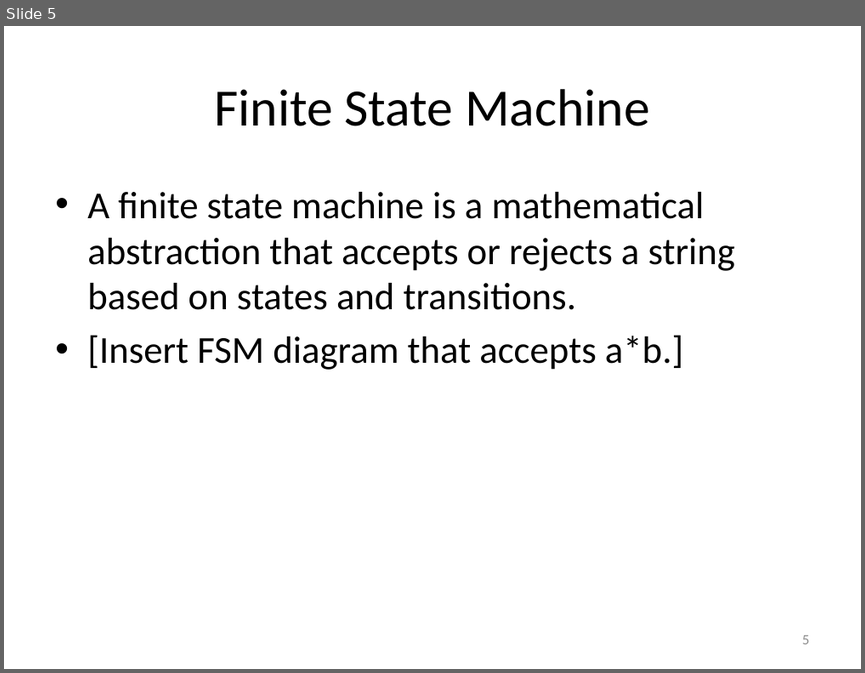
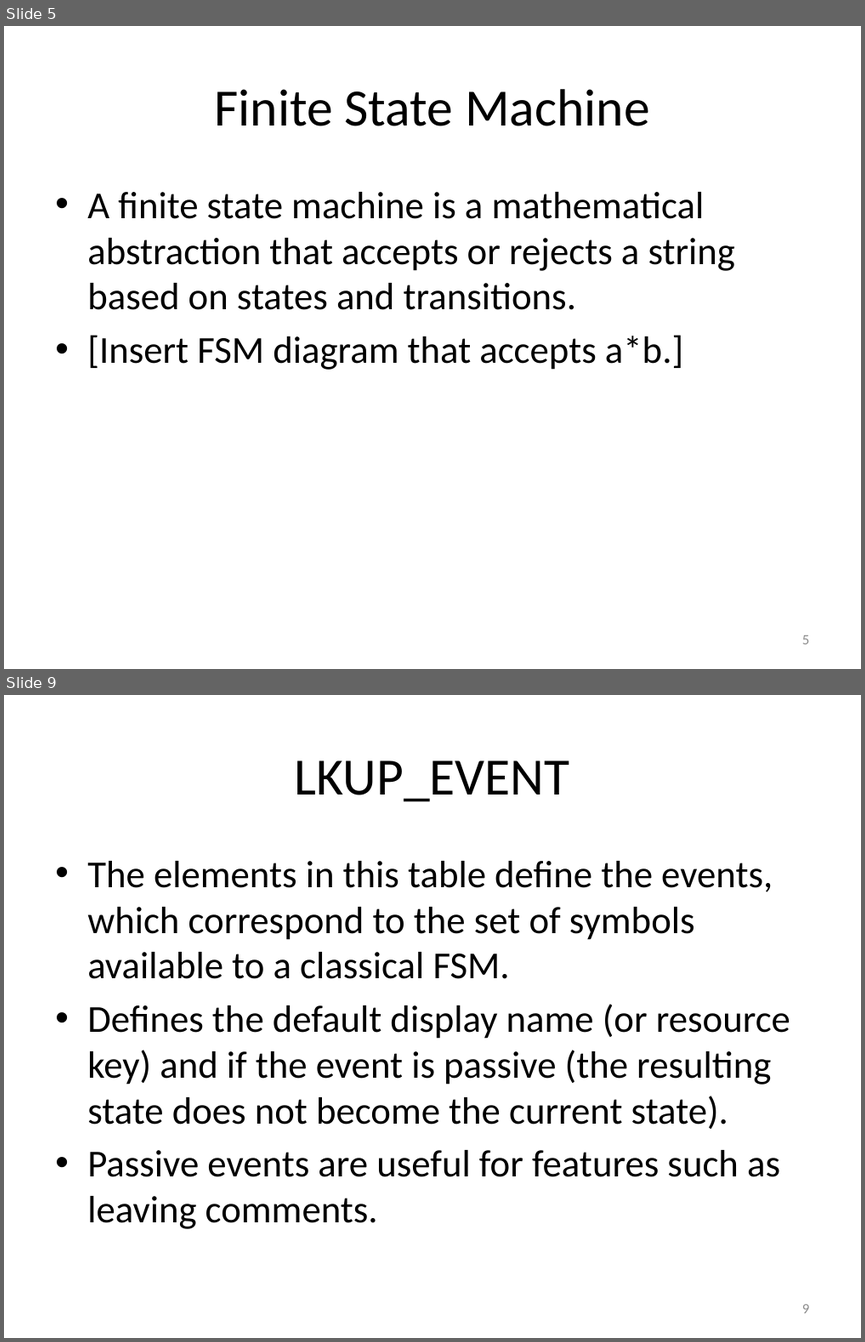
Before and after one commit to RichardRoda/DFA-Workflow-Model, a slide deck: Modeling Workflows with Event Driven DFA.pptx. Shown one above the other, each under a label of ours: slide 5 before the commit, slides 5 and 9 after it; the slides between them are not shown. The pictures are 865x673 and 865x1342 pixels, drawn with LibreOffice and Linux fonts; fonts in the diff are those of the drawing. Boxes give left, top, right and bottom in pixels: in the first picture for what was removed or moved away, otherwise in the second. Text is boxed around its words. In the diff, an @@ line names an element or a change of style, - is before the commit and + after.

Commit message:
Added descriptions for LKUP_EVENT, LKUP_STATE, and LKUP_STATE_EVENT_TRANS.

```diff
--- a/Modeling Workflows with Event Driven DFA.pptx
+++ b/Modeling Workflows with Event Driven DFA.pptx
@@ slide 9 added at bbox=[4, 695, 861, 1338], background #FFFFFF @@
@@ title added at bbox=[295, 760, 570, 802], 44 pt, text #000000 @@
+LKUP_EVENT
@@ text added at bbox=[87, 861, 790, 1229], 32 pt, text #000000 @@
+• The elements in this table define the events, which correspond to the set of symbols available to a classical FSM.
+• Defines the default display name (or resource key) and if the event is passive (the resulting state does not become the current state).
+• Passive events are useful for features such as leaving comments.
@@ page number added at bbox=[802, 1304, 809, 1313], 12 pt, text #8C8C8C @@
+9
```
Also in this commit, not shown: 2 slides changed, 3 other slides added.
